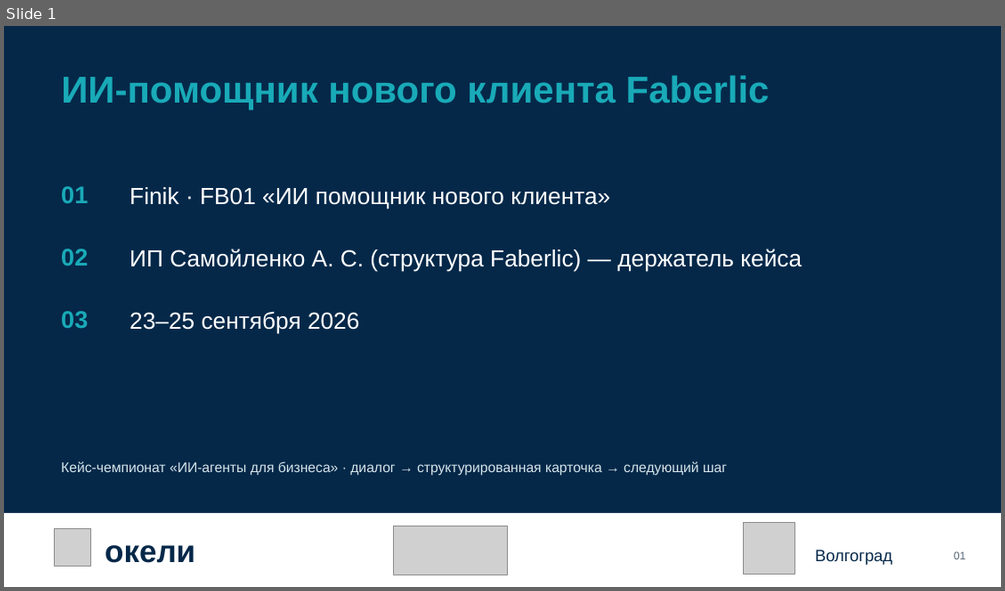
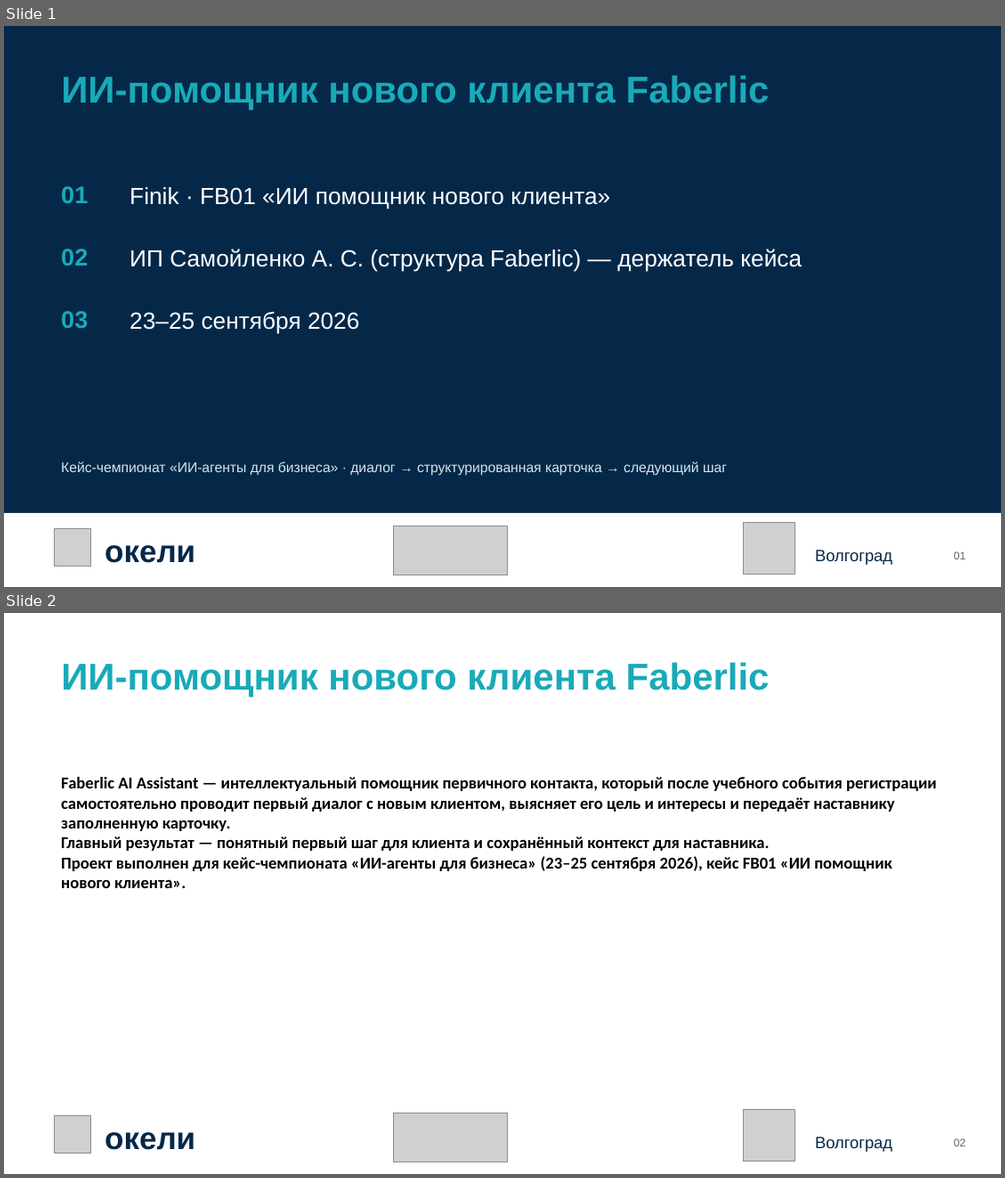
Before and after one commit to KaDyK736/FinikTeam-FB01, a slide deck: Презентация_команды_Finik_FB01.pptx. Shown one above the other, each under a label of ours: slide 1 before the commit, slides 1 and 2 after it. The pictures are 1005x591 and 1005x1178 pixels, drawn with LibreOffice and Linux fonts; fonts in the diff are those of the drawing; grey boxes stand for pictures. Boxes give left, top, right and bottom in pixels: in the first picture for what was removed or moved away, otherwise in the second. Text is boxed around its words. In the diff, an @@ line names an element or a change of style, - is before the commit and + after.

```diff
--- a/Презентация_команды_Finik_FB01.pptx
+++ b/Презентация_команды_Finik_FB01.pptx
@@ slide 2 added at [4,613,1001,1174], background #FFFFFF @@
@@ text added at [61,662,769,697], 36 pt, text #19AAB8, bold @@
+ИИ-помощник нового клиента Faberlic
@@ text added at [61,777,937,888], 16 pt, text #000000, bold @@
+Faberlic AI Assistant — интеллектуальный помощник первичного контакта, который после учебного события регистрации самостоятельно проводит первый диалог с новым клиентом, выясняет его цель и интересы и передаёт наставнику заполненную карточку.
+Главный результат — понятный первый шаг для клиента и сохранённый контекст для наставника.
+Проект выполнен для кейс-чемпионата «ИИ-агенты для бизнеса» (23–25 сентября 2026), кейс FB01 «ИИ помощник нового клиента».
@@ picture added at [54,1116,91,1153] @@
@@ picture added at [394,1113,507,1162] @@
@@ picture added at [744,1110,795,1161] @@
@@ text added at [105,1132,195,1150], 30 pt, text #052849, bold @@
+окели
@@ text added at [815,1136,892,1151], 15.8 pt, text #052849 @@
+Волгоград
@@ text added at [954,1138,966,1146], 10.5 pt, text #566572 @@
+02
```
Also in this commit, not shown: 10 slides changed, 7 other slides added, 2 other files.
